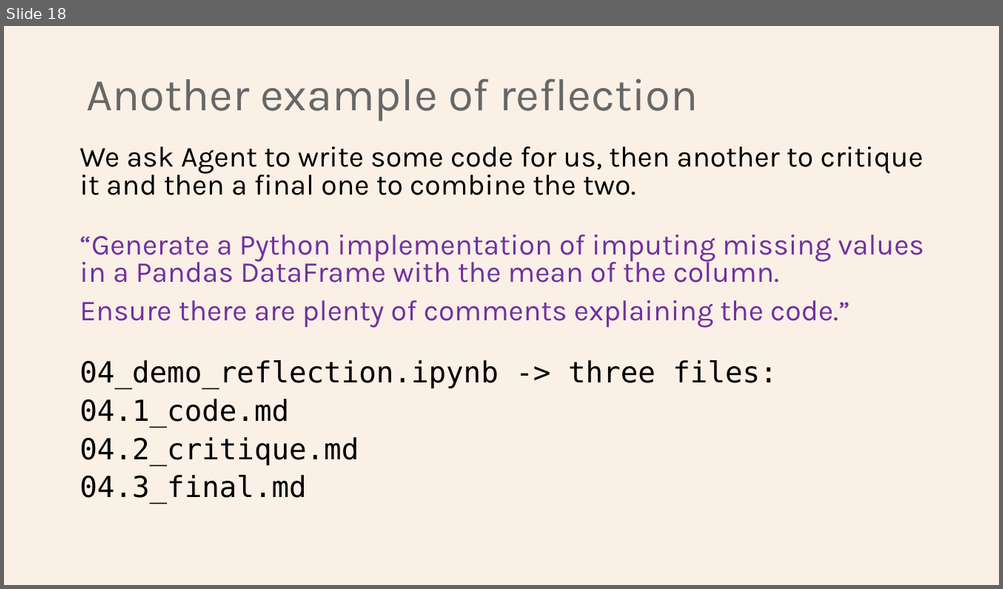
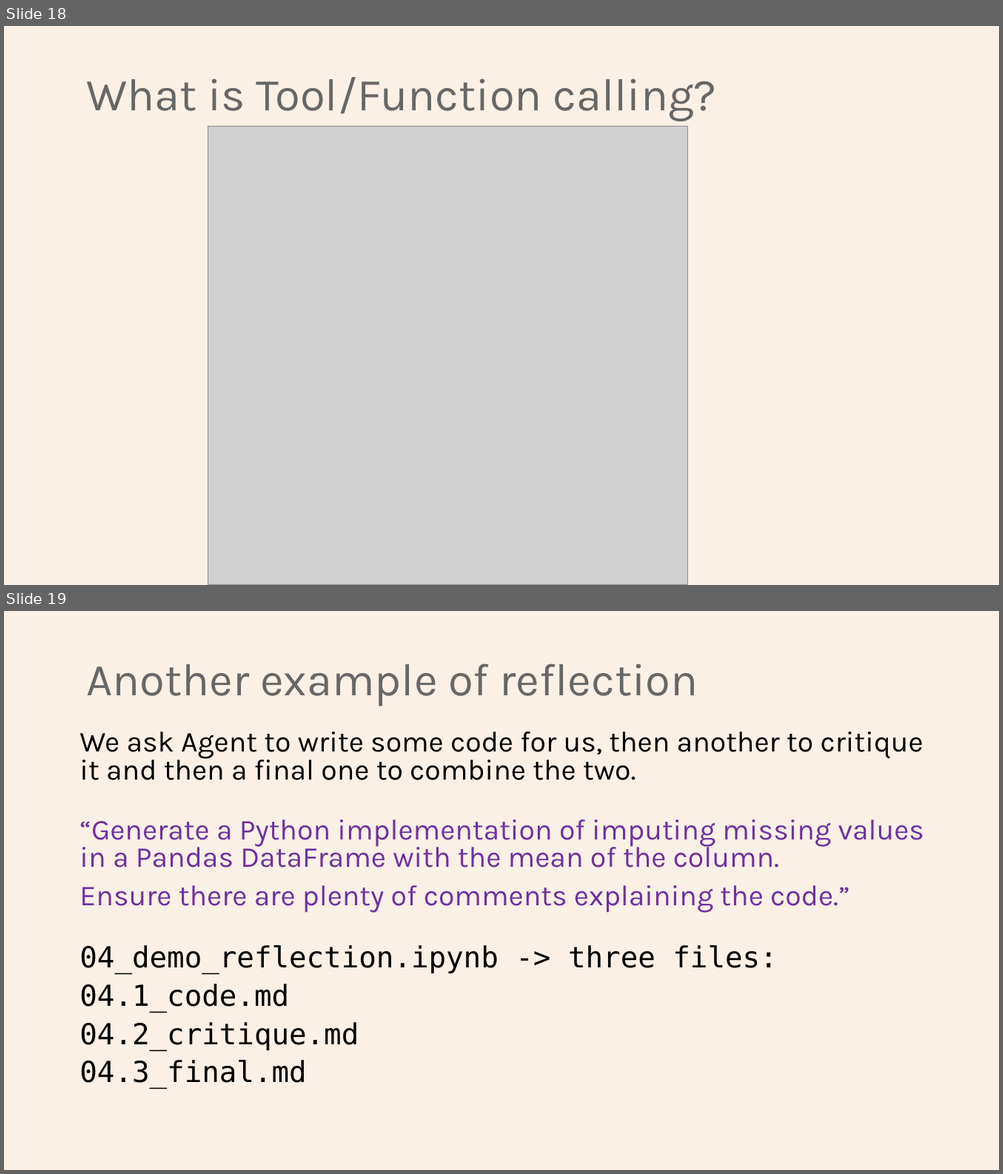
Before and after one commit to Python-Test-Engineer/earl2025, a slide deck: AI_Agents_in_the_Data_Pipeline.pptx. Shown one above the other, each under a label of ours: slide 18 before the commit, slides 18 and 19 after it. The pictures are 1003x589 and 1003x1174 pixels, drawn with LibreOffice and Linux fonts; fonts in the diff are those of the drawing; grey boxes stand for pictures. Boxes give left, top, right and bottom in pixels: in the first picture for what was removed or moved away, otherwise in the second. Text is boxed around its words. In the diff, an @@ line names an element or a change of style, - is before the commit and + after.

```diff
--- a/AI_Agents_in_the_Data_Pipeline.pptx
+++ b/AI_Agents_in_the_Data_Pipeline.pptx
@@ slide 18 added at box(4, 26, 999, 585), background #FAF0E6 @@
@@ title added at box(86, 77, 717, 121), 44 pt, text #676767 @@
+What is Tool/Function calling?
@@ picture added at box(208, 127, 688, 585) @@
@@ what was slide 18 is now slide 19 @@
```
Also in this commit, not shown: 1 other slide added, 1 other file.
